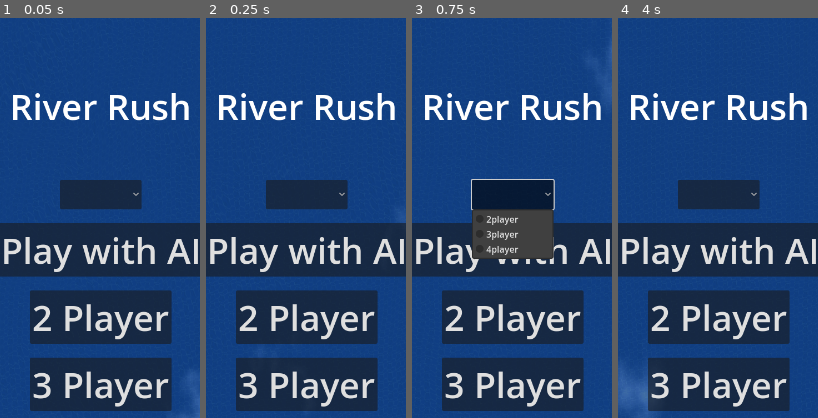
Above: before the commit, frames 1-4 (left to right).
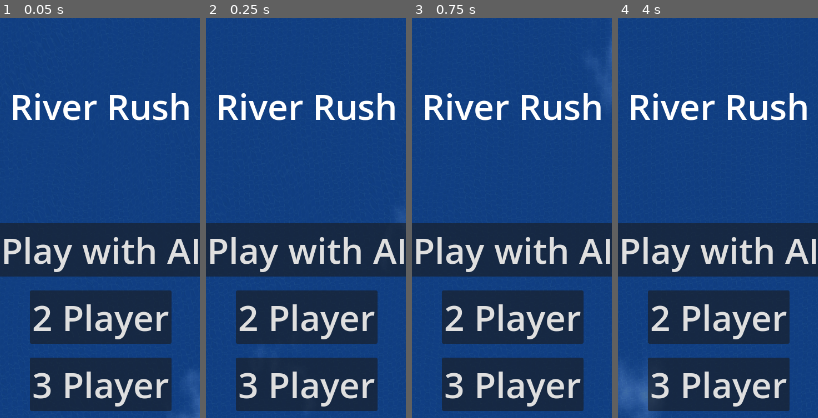
Above: after the commit, the same moments.

Repository: dcryptoniun/RiverRush-Mobile
Game: Godot game, scene res://scenes/main_menu.tscn
The game is run twice, just before and just after one commit, with the same random seed, the same clock (stepped at 60 frames per second) and the same inputs. The engine's default icon, where the game draws it, is replaced by a stand-in: a white triangle on a blue panel in a dark square.
Inputs (mouse positions are % of the whole screen's width and height, from its top left):
- Up to frame 1 (0.05 s): no input
- Up to frame 2 (0.25 s): no input
- Up to frame 3 (0.75 s): click (50, 61) at 0.52 s
- Up to frame 4 (4 s): click "2 Player" at 1.25 s; click "Roll Dice" at 2 s; click "||" at 2.75 s; click "Main Menu" at 3.5 s
The pictures show only the part of the screen within x 25-75%, y 39-89%; the shares and areas given below are measured in that part.

The runs differ from the first frame. In frame 1, 3.0% of the frame differs, in the area x 30-71%, y 40-48%; in frame 2, 3.0%; in frame 3, 8.1%, in the area x 29-72%, y 40-61%; in frame 4, 3.0%.

Commit message:
feat: add AI player functionality for player 2
Introduce AI mode for player 2, allowing the game to be played against an AI opponent. The AI "thinks" for 1.5 seconds before making a move, simulating a more natural gameplay experience. This includes changes to the game board and main menu scripts, as well as UI adjustments.

Diff:
--- a/scenes/game_board.tscn
+++ b/scenes/game_board.tscn
@@ -281,6 +281,7 @@
 stretch_mode = 5
 
 [node name="RollButton" type="Button" parent="MarginContainer/DiceContainer"]
+unique_name_in_owner = true
 layout_mode = 1
 anchors_preset = 7
 anchor_left = 0.5
--- a/scenes/main_menu.tscn
+++ b/scenes/main_menu.tscn
@@ -40,20 +40,6 @@
 size_flags_vertical = 8
 theme_override_constants/separation = 25
 
-[node name="OptionButton" type="OptionButton" parent="CanvasLayer/MarginContainer/VBoxContainer"]
-layout_mode = 2
-size_flags_horizontal = 4
-size_flags_vertical = 8
-theme_override_font_sizes/font_size = 32
-alignment = 1
-item_count = 3
-popup/item_0/text = "2player"
-popup/item_0/id = 0
-popup/item_1/text = "3player"
-popup/item_1/id = 1
-popup/item_2/text = "4player"
-popup/item_2/id = 2
-
 [node name="StartButton1" type="Button" parent="CanvasLayer/MarginContainer/VBoxContainer"]
 layout_mode = 2
 size_flags_horizontal = 4
--- a/scripts/game_board.gd
+++ b/scripts/game_board.gd
@@ -33,6 +33,10 @@
 var current_player_index = 0  # Index of the current player
 var player_turn_label = null  # Label to display current player's turn
 
+# AI player variables
+var ai_enabled = false  # Flag to indicate if AI is enabled for player 2
+var ai_thinking_timer = null  # Timer for AI "thinking" delay
+
 var stone_node_positions = {}  # Will store actual positions of stones in the scene
 var path_2d = null  # Reference to Path2D for player movement
 var is_moving = false  # Flag to track if player is currently moving
@@ -49,6 +53,18 @@
 	elif get_tree().get_current_scene() != self and get_tree().get_current_scene().has_meta("player_count"):
 		player_count = get_tree().get_current_scene().get_meta("player_count")
 		print("Player count set to: ", player_count)
+
+	# Initialize AI mode if enabled
+	if has_meta("ai_enabled"):
+		ai_enabled = get_meta("ai_enabled")
+		print("AI mode enabled: ", ai_enabled)
+
+	# Create AI thinking timer
+	ai_thinking_timer = Timer.new()
+	ai_thinking_timer.one_shot = true
+	ai_thinking_timer.wait_time = 1.5  # AI will "think" for 1.5 seconds before moving
+	ai_thinking_timer.connect("timeout", _on_ai_thinking_timer_timeout)
+	add_child(ai_thinking_timer)
 
 	# The board is already set up to stay centered using CanvasLayer and CenterContainer
 	# This ensures it maintains its position regardless of screen resolution
@@ -515,6 +531,17 @@
 		# Still pause the game even if menu isn't available
 		get_tree().paused = true
 
+# AI thinking timer timeout - roll dice and move automatically
+func _on_ai_thinking_timer_timeout() -> void:
+	# AI automatically rolls the dice
+	roll_dice()
+	# The dice roll will trigger the movement in the _on_dice_button_pressed function
+
+	# Re-enable the dice button after AI's turn
+	var dice_button = %RollButton
+	if dice_button:
+		dice_button.disabled = false
+
 # Function to handle player movement on the board
 func move_player(player_node, steps):
 	# If player is already moving or wood log is moving, don't allow another move
@@ -594,5 +621,15 @@
 		player_turn_label.text = "Player " + str(current_player_index + 1) + "'s Turn"
 		player_turn_label.add_theme_color_override("font_color", player_colors[current_player_index])
 
+		# Check if it's AI player's turn (player 2 is index 1)
+		if ai_enabled and current_player_index == 1:
+			print("AI player is thinking...")
+			# Add a small delay before AI makes its move to simulate "thinking"
+			ai_thinking_timer.start()
+			# Disable dice button while AI is thinking
+			var dice_button = %RollButton
+			if dice_button:
+				dice_button.disabled = true
+
 		# Update the visual position for the new current player
 		update_player_visual_position()
--- a/scripts/main_menu.gd
+++ b/scripts/main_menu.gd
@@ -8,13 +8,15 @@
 	pass
 
 # Helper function to start the game with a specific player count
-func start_game_with_player_count(player_count: int) -> void:
+func start_game_with_player_count(player_count: int, ai_enabled: bool = false) -> void:
 	await RenderingServer.frame_post_draw
 
 	# Create the game scene and set the player count parameter
 	var game_scene = load("res://scenes/game_board.tscn").instantiate()
 	# Set player_count directly as a property
 	game_scene.player_count = player_count
+	# Set AI mode for player 2 if enabled
+	game_scene.ai_enabled = ai_enabled
 
 	# Get the current scene to remove it later
 	var current_scene = get_tree().current_scene
@@ -29,12 +31,12 @@
 	get_tree().root.remove_child(current_scene)
 	current_scene.queue_free()
 
-	print("Starting game with ", player_count, " players")
+	print("Starting game with ", player_count, " players", ", AI enabled: ", ai_enabled)
 
 
-# Start game with 2 players
+# Start game with 2 players (second player is AI)
 func _on_start_button_2_pressed() -> void:
-	start_game_with_player_count(2)
+	start_game_with_player_count(2, true)
 
 # Start game with 3 players
 func _on_start_button_3_pressed() -> void:
@@ -47,4 +49,4 @@
 # Legacy function for backward compatibility if needed
 func _on_start_button_pressed() -> void:
 	# Default to 2 players if the old start button is still in the scene
-	start_game_with_player_count(2)
+	start_game_with_player_count(2, true)
